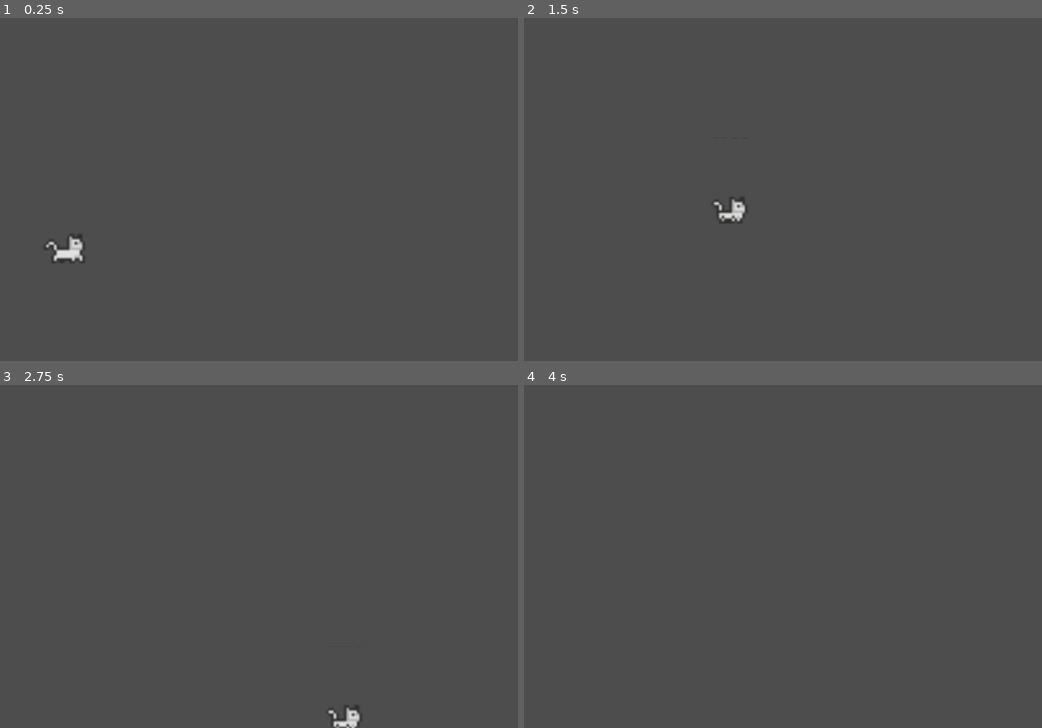
Above: before the commit, frames 1-4 (two rows, left to right).
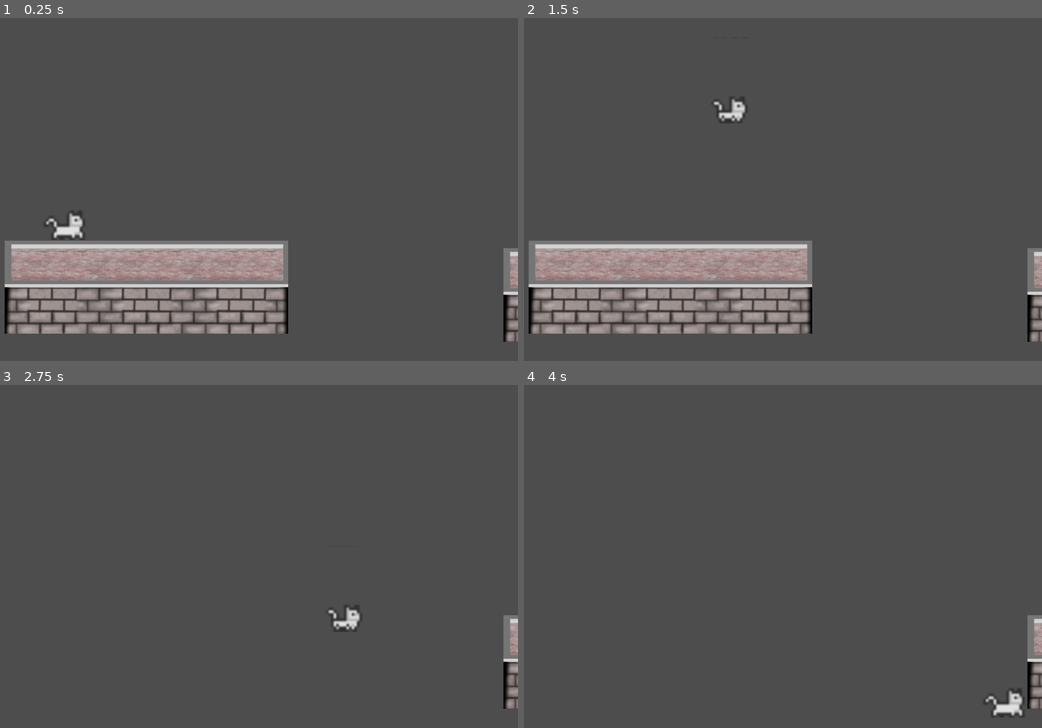
Above: after the commit, the same moments.

Repository: michelmzc/cat-rooftops
Game: Godot game, scene res://MainScene.tscn
The game is run twice, just before and just after one commit, with the same random seed, the same clock (stepped at 60 frames per second) and the same inputs. This scene is started directly instead of the project's main scene.
Inputs:
- Up to frame 1 (0.25 s): no input
- Up to frame 2 (1.5 s): tap Enter (ui_accept) at 0.5, 0.77 s; hold Right (move_right) 0.53-1.28 s; hold Down (move_down) from 1.28 s (still down)
- Up to frame 3 (2.75 s): tap Enter (ui_accept) at 1.52 s; release Down (move_down) at 2.03 s; hold Right (move_right) from 2.03 s (still down)
- Up to frame 4 (4 s): release Right (move_right) at 2.78 s; hold Up (move_up) 2.78-3.53 s; tap Enter (ui_accept) at 3.02, 3.77 s; hold Left (move_left) from 3.53 s (still down)

The runs differ from the first frame. In frame 1, 14% of the frame differs, in the area x 0-100%, y 56-95%; in frame 2, 14%, in the area x 0-100%, y 23-95%; in frame 3, 1.1%; in frame 4, 1.0%.

Commit message:
haciendo funcionar una plataforma

Diff:
--- a/MainScene.tscn
+++ b/MainScene.tscn
@@ -1,22 +1,25 @@
-[gd_scene load_steps=3 format=3 uid="uid://o7tejbrnnw26"]
+[gd_scene load_steps=4 format=3 uid="uid://o7tejbrnnw26"]
 
-[ext_resource type="PackedScene" uid="uid://b2ept4566kn6j" path="res://cat_main_character/Player.tscn" id="1_d7ktt"]
+[ext_resource type="PackedScene" uid="uid://b2ept4566kn6j" path="res://cat_main_character/player.tscn" id="1_d7ktt"]
 [ext_resource type="Script" path="res://platform_manager.gd" id="2_i7ep1"]
+[ext_resource type="PackedScene" uid="uid://qhen7o2ge3il" path="res://platform.tscn" id="3_q6rsr"]
 
 [node name="MainScene" type="Node"]
 
 [node name="GameWorld" type="Node2D" parent="."]
+
+[node name="Platform" type="Node" parent="GameWorld"]
+script = ExtResource("2_i7ep1")
+platform_scene = ExtResource("3_q6rsr")
+
+[node name="Platform" parent="GameWorld/Platform" instance=ExtResource("3_q6rsr")]
+position = Vector2(25, 316)
+
+[node name="Player" parent="GameWorld" instance=ExtResource("1_d7ktt")]
+position = Vector2(72, 256)
 
 [node name="GUI" type="Control" parent="."]
 layout_mode = 3
 anchors_preset = 0
 offset_right = 40.0
 offset_bottom = 40.0
-
-[node name="Player" parent="." instance=ExtResource("1_d7ktt")]
-position = Vector2(72, 256)
-
-[node name="GroundTiles" type="TileMapLayer" parent="."]
-
-[node name="Platform" type="Node" parent="."]
-script = ExtResource("2_i7ep1")
--- a/cat_main_character/player.tscn
+++ b/cat_main_character/player.tscn
@@ -194,7 +194,6 @@
 
 [node name="CollisionShape2D" type="CollisionShape2D" parent="."]
 position = Vector2(-0.348838, 5.19126)
-scale = Vector2(1, 1)
 shape = SubResource("RectangleShape2D_ca80g")
 
 [node name="Timer" type="Timer" parent="."]
--- a/platform.tscn
+++ b/platform.tscn
@@ -9,7 +9,7 @@
 atlas = ExtResource("1_tia3u")
 region = Rect2(639.67, 64.6763, 384.83, 127.159)
 
-[node name="Platform" type="Node2D"]
+[node name="Platform" type="StaticBody2D"]
 
 [node name="CollisionShape2D" type="CollisionShape2D" parent="."]
 position = Vector2(192, 64)
--- a/platform_manager.gd
+++ b/platform_manager.gd
@@ -1,16 +1,21 @@
-extends Node2D
+extends Node
 
 @export var platform_scene: PackedScene # prefab de una plataforma
 @export var platform_spacing: float = 300.0 # distancia entre plataformas (puede variar)
 
 var last_platform_x = 400 # posición X de la última plataforma generada
 
+var player = null
+func _ready():
+	player =  get_node("../Player")
+	spawn_platform()
+
 func _process(delta):
-	if last_platform_x - $Player.positon.x < 500:
+	if last_platform_x - player.position.x < 500:
 		spawn_platform()
 
 	for platform in get_children():
-		if platform.position.x < $Player.position.x - 300:
+		if platform.position.x < player.position.x - 300:
 			platform.queue_free() #elimina la plataforma que quedó atrás
 
 func spawn_platform():
Not shown, added: assets/Free City Background/Background PNG/City Backround Layer1.png.import
Not shown, added: assets/Free City Background/Background PNG/City Backround Layer2.png.import
Not shown, added: assets/Free City Background/Background PNG/City Backround Layer3.png.import
Not shown, added: assets/Free City Background/Background PNG/City Backround Layer4.png.import
Not shown, added: assets/Free City Background/Background PNG/City Backround Layer5.png.import
Not shown, added: assets/Free City Background/Background PNG/City Backround Layer6.png.import
Not shown, added: assets/Free City Background/Background PNG/City Backround Layer7.png.import
Not shown, added: assets/Free City Background/Background PNG/City Backround Layer8.png.import
Not shown, added: assets/Free City Background/Background PNG/City Backround Layer9.png.import
Not shown, added: assets/city_skyline/city_skyline_cover.png.import
Not shown, added: assets/city_skyline/city_skyline_daytime.png.import
Not shown, added: assets/city_skyline/city_skyline_nighttime.png.import
